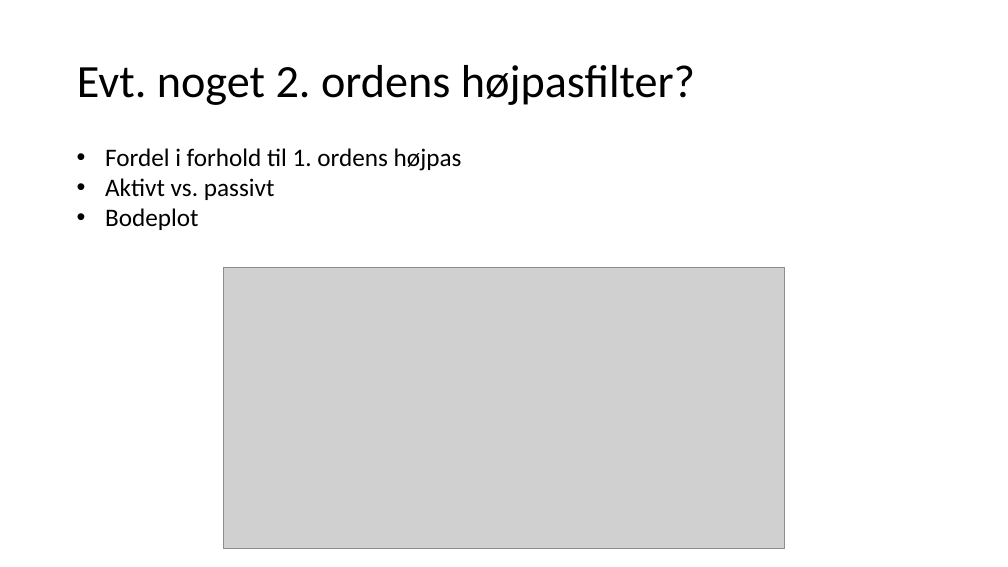
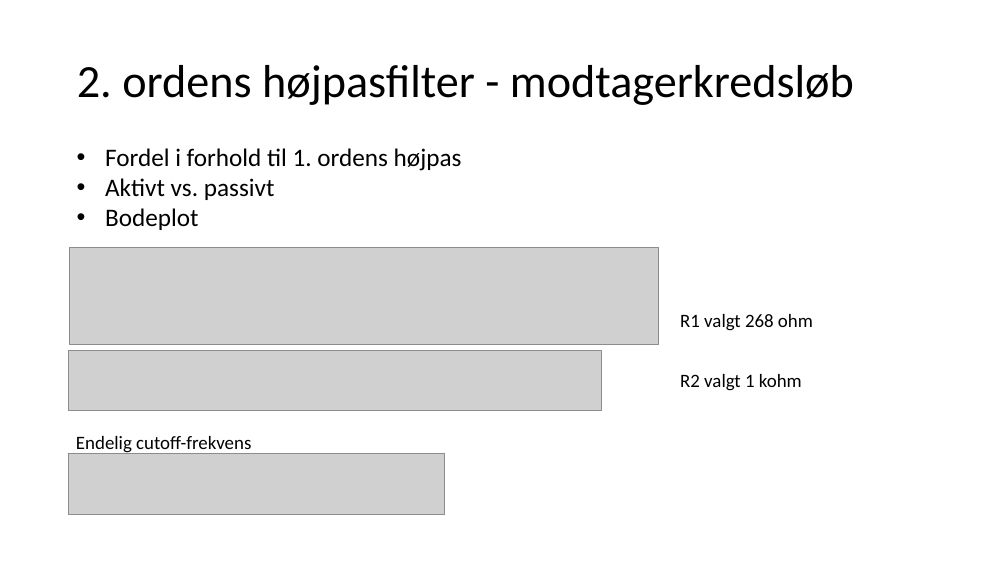
Before and after one commit to PRJ2GR15/Rapport, a slide deck: slide 12 of Fremlæggelse/Fremlæggelse - HWdel.pptx. Drawn at 1008x567 pixels with LibreOffice and Linux fonts; fonts in the diff are those of the drawing; grey boxes stand for pictures. Boxes give left, top, right and bottom in pixels: in the first picture for what was removed or moved away, otherwise in the second. Text is boxed around its words. In the diff, an @@ line names an element or a change of style, - is before the commit and + after.

```diff
--- a/Fremlæggelse/Fremlæggelse - HWdel.pptx
+++ b/Fremlæggelse/Fremlæggelse - HWdel.pptx
@@ title at box(77, 65, 854, 105): text changed @@
-Evt. noget 2. ordens højpasfilter?
+2. ordens højpasfilter - modtagerkredsløb
@@ picture added at box(70, 247, 659, 344) @@
@@ picture removed at box(224, 268, 784, 549) @@
@@ text added at box(680, 314, 813, 331), 18 pt, text #000000 @@
+R1 valgt 268 ohm
@@ picture added at box(69, 350, 602, 411) @@
@@ text added at box(680, 374, 802, 391), 18 pt, text #000000 @@
+R2 valgt 1 kohm
@@ text added at box(76, 436, 251, 454), 18 pt, text #000000 @@
+Endelig cutoff-frekvens
@@ picture added at box(69, 454, 445, 514) @@
```
Also in this commit, not shown: 1 slide added.
